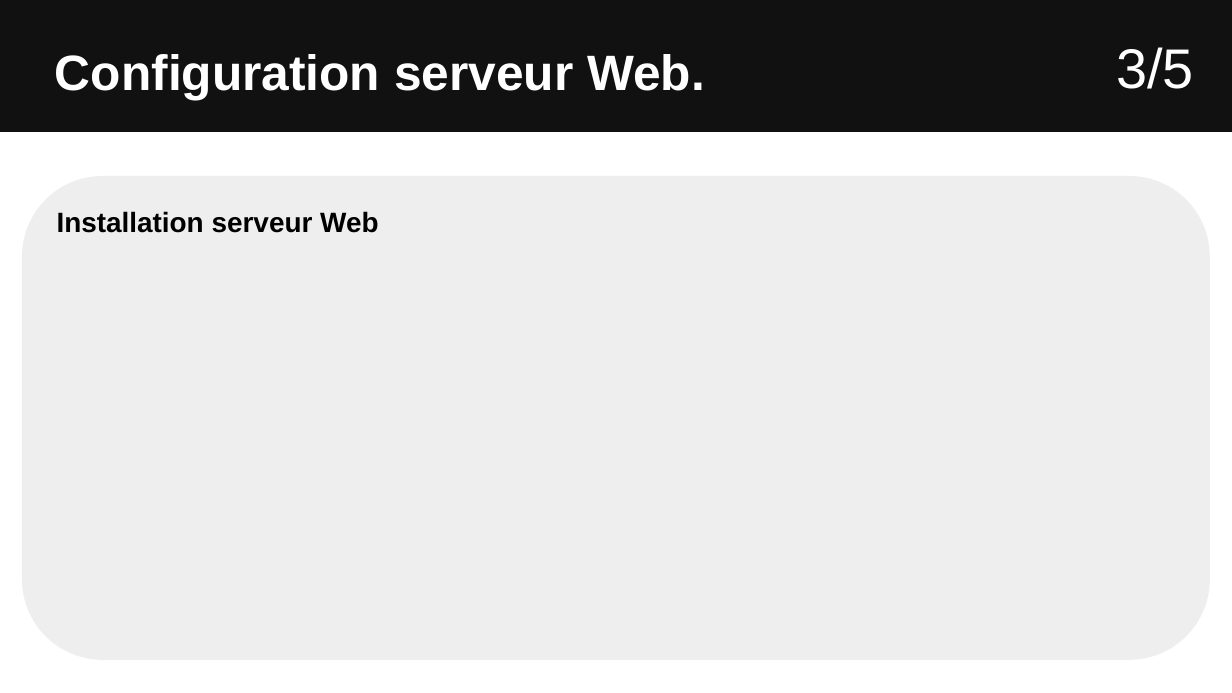
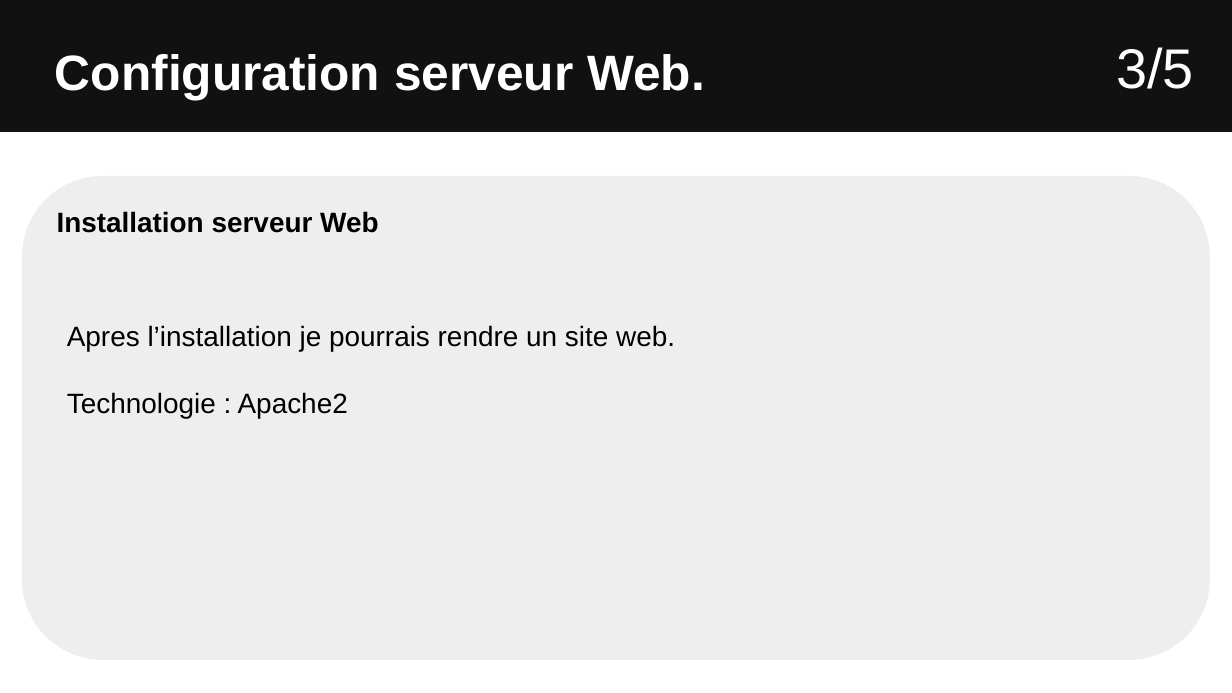
Before and after one commit to Sauvage89/sechoir-houblon, a slide deck: slide 21 of doc/diaporama/revu2/revu2_sauvage.odp. Drawn at 1232x693 pixels with LibreOffice and Linux fonts; fonts in the diff are those of the drawing. Boxes give left, top, right and bottom in pixels: in the first picture for what was removed or moved away, otherwise in the second. Text is boxed around its words. In the diff, an @@ line names an element or a change of style, - is before the commit and + after.

```diff
--- a/doc/diaporama/revu2/revu2_sauvage.odp
+++ b/doc/diaporama/revu2/revu2_sauvage.odp
@@ text added at (x1=67, y1=325, x2=675, y2=419), 18 pt, text #000000 @@
+Apres l’installation je pourrais rendre un site web.
+Technologie : Apache2
```
Also in this commit, not shown: 11 other slides changed.
